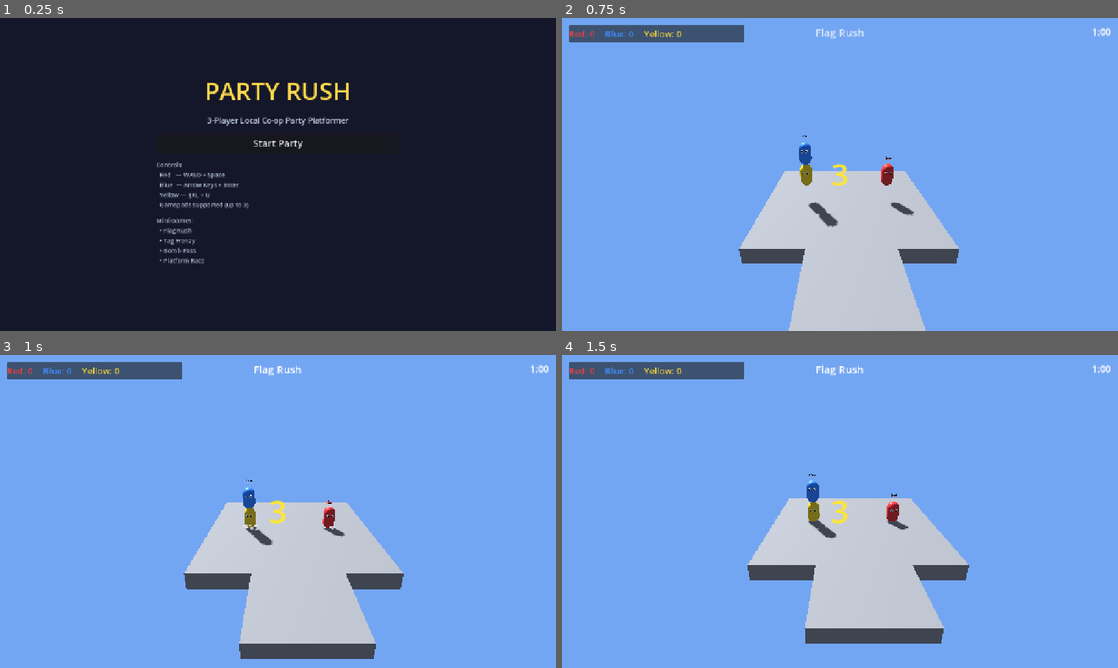
Above: before the commit, frames 1-4 (two rows, left to right).
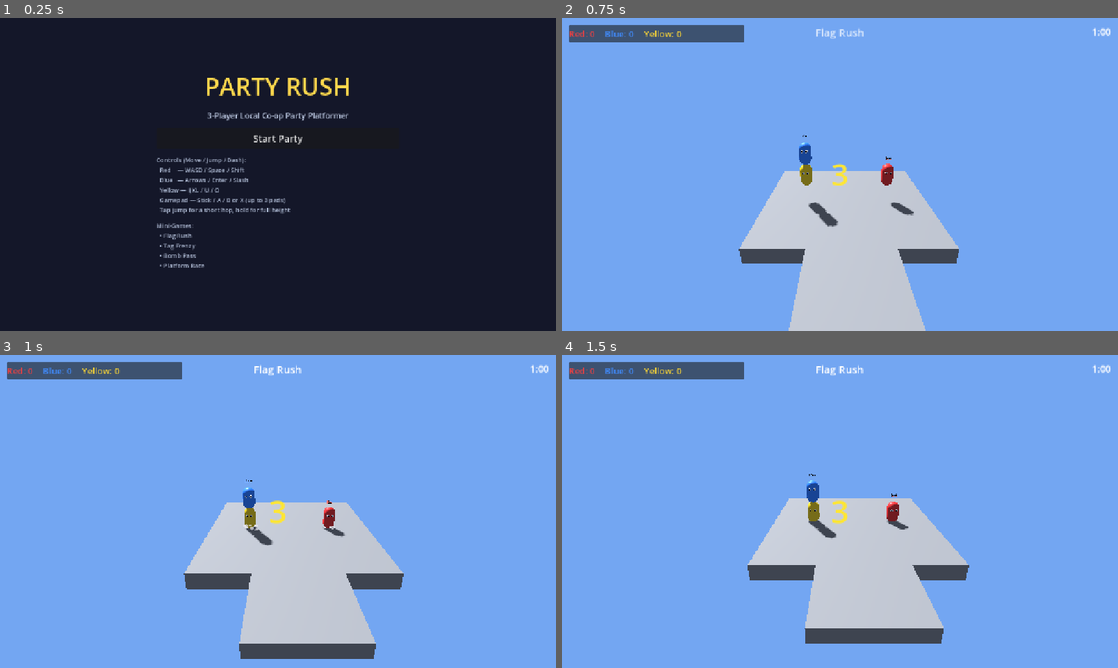
Above: after the commit, the same moments.

Repository: dexter30/Friendspartytime
Game: Godot game, scene res://scenes/main_menu.tscn
Same seed, same stepped clock (60 frames per second), same inputs: the game is played once before the commit and once after it.
Inputs:
- Up to frame 1 (0.25 s): no input
- Up to frame 2 (0.75 s): click "Start Party" at 0.5 s
- Up to frame 3 (1 s): no input
- Up to frame 4 (1.5 s): tap Enter (ui_accept) at 1.25 s

The runs differ from the first frame. In frame 1, 3.6% of the frame differs, in the area x 28-63%, y 19-80%; in frame 2, nothing differs; in frame 3, nothing differs; in frame 4, nothing differs.

Commit message:
Document dash controls and movement feel
Co-authored-by: dexter30 <dexter30@users.noreply.github.com>

Diff:
--- a/party_rush/scripts/ui/main_menu.gd
+++ b/party_rush/scripts/ui/main_menu.gd
@@ -8,11 +8,12 @@
 
 func _ready() -> void:
 	_start_button.pressed.connect(_on_start_pressed)
-	_controls_label.text = """Controls:
-  Red   — WASD + Space
-  Blue  — Arrow Keys + Enter
-  Yellow — IJKL + U
-  Gamepads supported (up to 3)"""
+	_controls_label.text = """Controls (Move / Jump / Dash):
+  Red    — WASD / Space / Shift
+  Blue   — Arrows / Enter / Slash
+  Yellow — IJKL / U / O
+  Gamepad — Stick / A / B or X (up to 3 pads)
+  Tap jump for a short hop, hold for full height"""
 
 	var minigame_list := ""
 	for i in range(GameState.MINIGAME_NAMES.size()):
Not shown, changed: README.md
